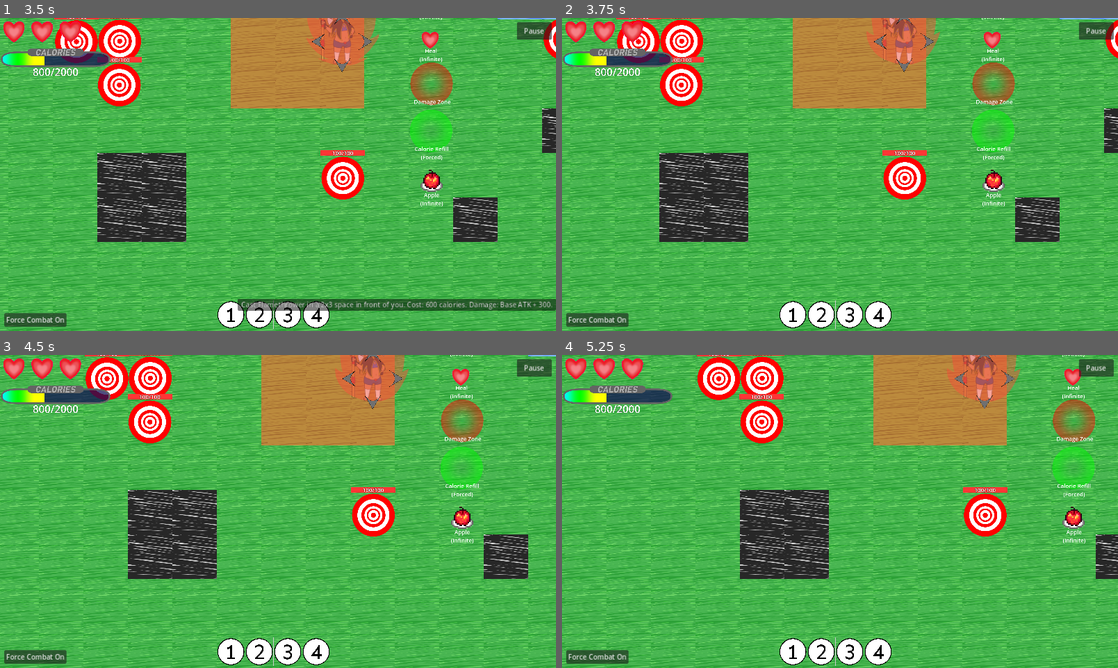
Above: before the commit, frames 1-4 (two rows, left to right).
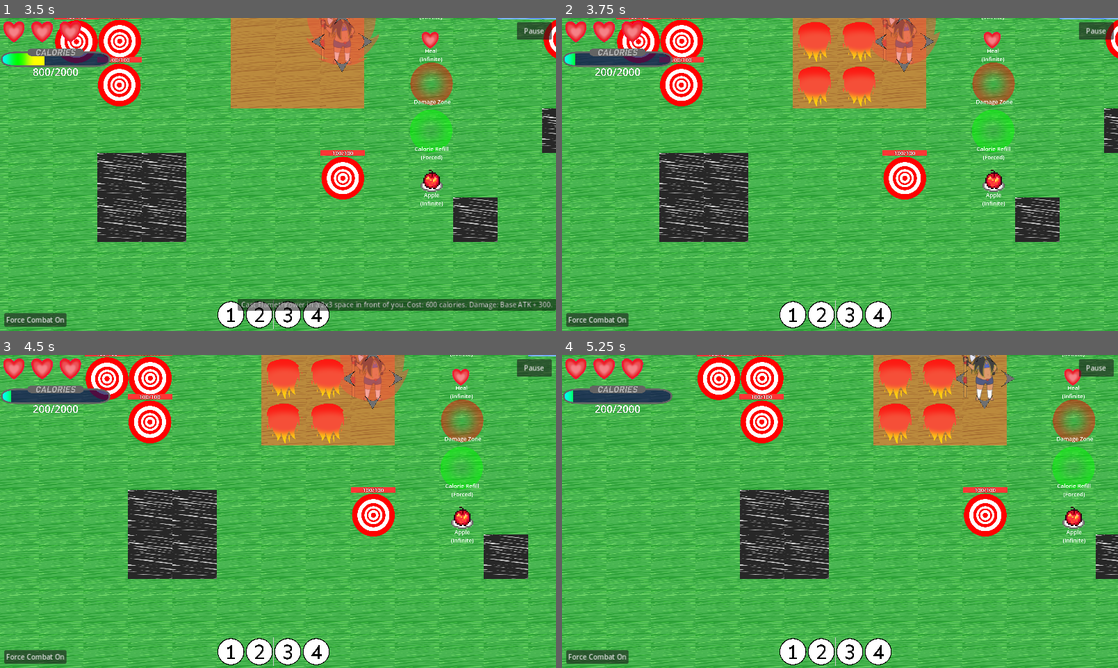
Above: after the commit, the same moments.

Repository: El-Chubbo/cfr-gainjam2024
Game: Godot game, scene res://Scenes/test_level.tscn
Same seed, same stepped clock (60 frames per second), same inputs: the game is played once before the commit and once after it. This scene is started directly instead of the project's main scene. The engine's default icon, where the game draws it, is replaced by a stand-in: a white triangle on a blue panel in a dark square. Sound files missing from this copy of the repository are replaced by a short silence.
Inputs (mouse positions are in pixels of both pictures, inside the frame that each line leads up to):
- Up to frame 1 (3.5 s): click (233, 315) at 0.5 s; tap Enter at 1.25 s; move the mouse to (400, 158) at 1.27 s; hold Right (right) 1.28-2 s; tap 1 (spell_1) at 1.35 s; click (400, 158) at 1.42 s; tap Space at 1.52 s; tap 2 (spell_2) at 1.55 s; drag from (166, 190) to (189, 36) at 2.02 s; click (261, 315) at 2.75 s
- Up to frame 2 (3.75 s): move the mouse to (895, 105) at 3.52 s; hold Left (left) from 3.53 s (still down); tap 1 (spell_1) at 3.6 s
- Up to frame 3 (4.5 s): tap 2 (spell_2) at 3.8 s; release Left (left) at 4.25 s; drag from (250, 574) to (344, 514) at 4.27 s
- Up to frame 4 (5.25 s): move the mouse to (1006, 558) at 5.02 s; hold Right (right) from 5.03 s (still down); tap 3 (spell_3) at 5.1 s

Frame 1 is identical in both runs. In frame 2, 2.3% of the frame differs, in the area x 2-57%, y 1-29%; in frame 3, 2.3%; in frame 4, 3.7%, in the area x 2-83%, y 0-29%.

Commit message:
last commit before 4 day vacation
Some work toward attacks but nothing major

Diff:
--- a/Global/game_logic.gd
+++ b/Global/game_logic.gd
@@ -252,7 +252,7 @@
 	print_debug("Turn order is now ", turn_order)
 	#the quick pans keep going to strange positions
 	camera_quick_pan.emit(enemy.global_position)
-	await get_tree().create_timer(1.0)
+	await get_tree().create_timer(2.0)
 	camera_quick_pan.emit(player_reference.global_position)
 	#await camera_reference.quick_pan_completed
 	#if there's no enemies left, in_combat = false
--- a/Scenes/Components/movement_component.gd
+++ b/Scenes/Components/movement_component.gd
@@ -30,24 +30,30 @@
 	$Area2D.set_deferred("monitorable", false)
 	return
 
-func _on_receive_movement_request(dir):
-	move(dir)
+#this can be used for external scripts forcing the entity to move, like a cutscene
+func _on_receive_movement_request(entity : Object, dir : Vector2):
+	if entity == self:
+		move(dir)
 	return
 
 func move(dir) -> bool:
-	ray.target_position = dir * tile_size
-	ray.force_raycast_update()
-	if !ray.is_colliding() or ray.get_collider().is_in_group("pickup") and dir != Vector2.ZERO:
+	#new change, moving the collision detection to its own function
+	#this should also be changed in other locations with movement scripts
+	var valid_collision = await check_collision(dir)
+	#the movement component should be abstracted so it can have different rules dependent on which entity has the component
+	if valid_collision:
 		#position += inputs[dir] * tile_size #instant movement
 		moved.emit()
 		var tween = create_tween()
 		tween.tween_property(parent, "global_position",
 			global_position + dir * tile_size, 1.0/animation_speed).set_trans(Tween.TRANS_EXPO).set_ease(Tween.EASE_OUT)
+		#global_position = global_position.snapped(Vector2.ONE * tile_size)
+		#this line was supposed to resolve monsters getting slightly misaligned on movements, but instead broke the positioning completely
 		await tween.finished
 		return true
 	#small tween wiggle for invalid movement
 	##this likely won't happen, but good for knowing if pathfinding breaks
-	elif ray.is_colliding():
+	else:
 		var tween = create_tween()
 		tween.tween_property(parent, "global_position",
 			global_position + dir * (tile_size*0.1), 1.0/animation_speed).set_trans(Tween.TRANS_ELASTIC)
@@ -55,3 +61,14 @@
 		global_position -= dir * (tile_size*0.1)
 		return false
 	return false
+
+func check_collision(dir) ->bool:
+	ray.target_position = dir * tile_size
+	ray.force_raycast_update()
+	if !ray.is_colliding() and dir!= Vector2.ZERO:
+		return true
+	elif ray.get_collider().is_in_group("monster") or ray.get_collider().is_in_group("player"):
+		return false
+	elif ray.get_collider().is_in_group("pickup") or ray.get_collider().is_in_group("trigger"):
+		return true
+	return false
--- a/Scenes/Entities/cake_monster.tscn
+++ b/Scenes/Entities/cake_monster.tscn
@@ -62,7 +62,8 @@
 [node name="NavigationAgent2D" type="NavigationAgent2D" parent="."]
 path_postprocessing = 1
 avoidance_enabled = true
-avoidance_mask = 0
+radius = 128.0
+neighbor_distance = 512.0
 debug_enabled = true
 
 [node name="CakeSprites" type="AnimatedSprite2D" parent="."]
--- a/Scenes/Spells/melee_strike.gd
+++ b/Scenes/Spells/melee_strike.gd
@@ -2,10 +2,12 @@
 
 #this script should handle all melee attacks, regardless of the shape of the melee attack
 
+signal dealt_damage(damage, victim)
+
 enum reactive_properties {DODGEABLE, PARRYABLE, BOTH, NEITHER}
 var reactive_property = reactive_properties.BOTH
 @export var parameters : Dictionary = {"Startup" : 0.0, "Duration" : 0.0,
-				"Cost" : 0,}
+				"Cost" : 0, "BaseDamage" : 0, "DamageModifier" : 1.0,}
 @export var startup_timer : Timer
 @export var duration_timer : Timer
 
@@ -14,7 +16,13 @@
 	duration_timer.wait_time = parameters["Duration"]
 	#a "windup" flash should play warning the attack coming out
 	#the color of the flash should indicate what reaction is allowed
+	#
 	return
 
 func _on_area_entered(area: Area2D) -> void:
-	pass # Replace with function body.
+	if area.is_in_group("monster") or (area.is_in_group("player") and !self.is_in_group("from player")):
+		dealt_damage.emit(parameters["BaseDamage"] * parameters["DamageModifier"], area)
+	return
+
+func get_damage():
+	pass
--- a/Scenes/Spells/short_melee.tscn
+++ b/Scenes/Spells/short_melee.tscn
@@ -5,7 +5,7 @@
 [sub_resource type="RectangleShape2D" id="RectangleShape2D_sgmgc"]
 size = Vector2(128, 128)
 
-[node name="1SpaceMelee" type="Area2D" groups=["spell"]]
+[node name="ShortMelee" type="Area2D" groups=["spell"]]
 script = ExtResource("1_l8012")
 
 [node name="CollisionShape2D" type="CollisionShape2D" parent="."]
@@ -13,4 +13,6 @@
 
 [node name="Sprite2D" type="Sprite2D" parent="."]
 
+[node name="AnimationPlayer" type="AnimationPlayer" parent="."]
+
 [connection signal="area_entered" from="." to="." method="_on_area_entered"]
--- a/Scenes/flamethrower.tscn
+++ b/Scenes/flamethrower.tscn
@@ -4,16 +4,18 @@
 [ext_resource type="Texture2D" uid="uid://bs7dbvi3nxmii" path="res://Art Assets/tilesetSpells.png" id="1_v3v3t"]
 
 [sub_resource type="RectangleShape2D" id="RectangleShape2D_10wfp"]
-size = Vector2(256, 384)
+size = Vector2(512, 768)
 
-[node name="Flamethrower" type="Area2D"]
+[node name="Flamethrower" type="Area2D" groups=["spell"]]
 script = ExtResource("1_ltcyp")
 
-[node name="CollisionShape2D" type="CollisionShape2D" parent="."]
+[node name="CollisionShape2D" type="CollisionShape2D" parent="." groups=["spell"]]
+position = Vector2(256, 0)
 shape = SubResource("RectangleShape2D_10wfp")
 
 [node name="GridContainer" type="GridContainer" parent="CollisionShape2D"]
-custom_minimum_size = Vector2(256, 384)
+self_modulate = Color(1, 1, 1, 0)
+custom_minimum_size = Vector2(512, 768)
 anchors_preset = 15
 anchor_right = 1.0
 anchor_bottom = 1.0
@@ -25,67 +27,78 @@
 columns = 2
 
 [node name="Panel" type="Panel" parent="CollisionShape2D/GridContainer"]
-custom_minimum_size = Vector2(128, 128)
+self_modulate = Color(1, 1, 1, 0)
+custom_minimum_size = Vector2(256, 256)
 layout_mode = 2
 
 [node name="Sprite2D" type="Sprite2D" parent="CollisionShape2D/GridContainer/Panel"]
-scale = Vector2(0.25, 0.25)
+scale = Vector2(0.5, 0.5)
 texture = ExtResource("1_v3v3t")
 centered = false
 hframes = 2
 vframes = 3
 
 [node name="Panel2" type="Panel" parent="CollisionShape2D/GridContainer"]
-custom_minimum_size = Vector2(128, 128)
+self_modulate = Color(1, 1, 1, 0)
+custom_minimum_size = Vector2(256, 256)
 layout_mode = 2
 
 [node name="Sprite2D" type="Sprite2D" parent="CollisionShape2D/GridContainer/Panel2"]
-scale = Vector2(0.25, 0.25)
+scale = Vector2(0.5, 0.5)
 texture = ExtResource("1_v3v3t")
 centered = false
 hframes = 2
 vframes = 3
 
 [node name="Panel3" type="Panel" parent="CollisionShape2D/GridContainer"]
-custom_minimum_size = Vector2(128, 128)
+self_modulate = Color(1, 1, 1, 0)
+custom_minimum_size = Vector2(256, 256)
 layout_mode = 2
 
 [node name="Sprite2D" type="Sprite2D" parent="CollisionShape2D/GridContainer/Panel3"]
-scale = Vector2(0.25, 0.25)
+scale = Vector2(0.5, 0.5)
 texture = ExtResource("1_v3v3t")
 centered = false
 hframes = 2
 vframes = 3
 
 [node name="Panel4" type="Panel" parent="CollisionShape2D/GridContainer"]
-custom_minimum_size = Vector2(128, 128)
+self_modulate = Color(1, 1, 1, 0)
+custom_minimum_size = Vector2(256, 256)
 layout_mode = 2
 
 [node name="Sprite2D" type="Sprite2D" parent="CollisionShape2D/GridContainer/Panel4"]
-scale = Vector2(0.25, 0.25)
+scale = Vector2(0.5, 0.5)
 texture = ExtResource("1_v3v3t")
 centered = false
 hframes = 2
 vframes = 3
 
 [node name="Panel5" type="Panel" parent="CollisionShape2D/GridContainer"]
-custom_minimum_size = Vector2(128, 128)
+self_modulate = Color(1, 1, 1, 0)
+custom_minimum_size = Vector2(256, 256)
 layout_mode = 2
 
 [node name="Sprite2D" type="Sprite2D" parent="CollisionShape2D/GridContainer/Panel5"]
-scale = Vector2(0.25, 0.25)
+scale = Vector2(0.5, 0.5)
 texture = ExtResource("1_v3v3t")
 centered = false
 hframes = 2
 vframes = 3
 
 [node name="Panel6" type="Panel" parent="CollisionShape2D/GridContainer"]
-custom_minimum_size = Vector2(128, 128)
+self_modulate = Color(1, 1, 1, 0)
+custom_minimum_size = Vector2(256, 256)
 layout_mode = 2
 
 [node name="Sprite2D" type="Sprite2D" parent="CollisionShape2D/GridContainer/Panel6"]
-scale = Vector2(0.25, 0.25)
+scale = Vector2(0.5, 0.5)
 texture = ExtResource("1_v3v3t")
 centered = false
 hframes = 2
 vframes = 3
+
+[node name="Lifetime" type="Timer" parent="."]
+one_shot = true
+
+[connection signal="timeout" from="Lifetime" to="." method="_on_lifetime_timeout"]
--- a/Scenes/flamethrower_spell.gd
+++ b/Scenes/flamethrower_spell.gd
@@ -11,7 +11,8 @@
 @export var damage_modifier = 1.0
 @onready var particle #= $FireImpactParticle
 @export var calorie_cost = 600
-@export var life_time = 2.0
+@export var life_time = 3.0
+@onready var timer = $Lifetime
 var base_damage = 300
 
 #turns out most of the fireball code isn't useful anyway
@@ -26,13 +27,15 @@
 
 # Called when the node enters the scene tree for the first time.
 func _ready() -> void:
-	pass # Replace with function body.
+	timer.wait_time = life_time
+	timer.start()
+	return
 
 func set_damage(attack: int):
 	base_damage += attack
 
 func get_damage():
-	return base_damage
+	return base_damage * damage_modifier
 
 func get_cost():
 	return calorie_cost
@@ -66,9 +69,14 @@
 
 func _on_area_entered(area: Area2D) -> void: #collided with entity
 	##to do: behavior for if a monster hits the player with a fireball
-	#if !area.is_in_group("spell") and !area.is_in_group("pickup"):
-		##print_debug("Fireball hit ", area, "!")
-		#dealt_damage.emit(base_damage * damage_modifier, area)
+	if !area.is_in_group("spell") and !area.is_in_group("pickup"):
+		print_debug("Flamethrower hit ", area, "!")
+		dealt_damage.emit(base_damage * damage_modifier, area)
 		#complete()
 
 	return
+
+
+func _on_lifetime_timeout() -> void:
+	queue_free()
+	return
--- a/player_movement.gd
+++ b/player_movement.gd
@@ -77,6 +77,9 @@
 @onready var spell_sounds = $SpellSounds
 @onready var animation = $Sprite2D
 #probably redundant variables
+
+#this will keep track of spells the player has casted so their turn only ends after all the spells have despawned
+var live_spells = [Object]
 
 var movement_inputs = {"right": Vector2.RIGHT,
 			"left": Vector2.LEFT,
@@ -150,6 +153,8 @@
 ##hold inputs should be supported eventually
 ##hold a direction to continue inputting that direction
 ##holding a casting input will have the player remain in the casting state
+#note: this does NOT use the Command Pattern due to the time constraint for the game jam
+#The Command Pattern would probably be better for this
 func _unhandled_input(event):
 	if moving or control_state == control_states.MOVING:
 		return
@@ -174,7 +179,7 @@
 		return
 
 func move(dir) -> bool:
-	print("Current movement: ", current_MOV, " in direction ", dir)
+	#print("Current movement: ", current_MOV, " in direction ", dir)
 	var successful_movement : bool = await check_movement_limit(dir)
 	if !successful_movement:
 		fail_move(dir)
@@ -187,6 +192,7 @@
 	#print_debug("Raycast is colliding with ", ray.get_collider())
 	##this is a nasty if statement and probably should be cleaned up
 	##probably should make a separate function checking all the collisions that returns a bool similar to check_movement_limit(dir)
+	#var valid_collision = await check_collision(dir)
 	if !ray.is_colliding() or ray.get_collider().is_in_group("pickup") or ray.get_collider().is_in_group("trigger") or ray.get_collider().is_in_group("spell") and !ray.get_collider().is_in_group("monster") and successful_movement:
 		#position += inputs[dir] * tile_size #instant movement
 		moved.emit(current_MOV)
@@ -209,6 +215,9 @@
 		return false
 	return false
 
+func check_collision(dir : Vector2) -> bool:
+	return false
+
 func fail_move(dir):
 	var tween = create_tween()
 	tween.tween_property(self, "position",
@@ -268,7 +277,7 @@
 		action_failed.emit(action_buffer)
 		cancel()
 		return
-	if action_buffer != "spell_1":
+	if action_buffer != "spell_1" and action_buffer != "spell_2":
 		print_debug("Unfinished spell, ignoring input")
 		#temporary statement to prevent crashes
 		return
@@ -277,9 +286,9 @@
 	#if action_buffer == "spell_1":
 		#var b = spell_1.instantiate()
 		#owner.add_child(b)
+	var final_attack: int = base_attack * percentage_attack_modifier + flat_attack_modifier
 	match action_buffer:
 		"spell_1":
-			var final_attack: int = base_attack * percentage_attack_modifier + flat_attack_modifier
 			if !remove_calories(150): #it's supposed to fetch the spell's cost here, but hardcoding it for now
 				#print_debug(spell_1, " spell cast failed. Too few calories!")
 				action_failed.emit(action_buffer)
@@ -292,7 +301,16 @@
 			spell_instance.add_to_group("from player")
 			owner.add_child(spell_instance)
 		"spell_2":
-			pass
+			if !remove_calories(600):
+				action_failed.emit(action_buffer)
+				cancel()
+				return
+			#issue: the sprites for the flamethrower get improperly rotated even though they should always be oriented up
+			#I'm not sure how to make the sprite 'ignore' the rotation, and I don't want to alternate versions just for the other directions
+			spell_instance = spell_2.instantiate()
+			spell_instance.set_damage(final_attack)
+			spell_instance.add_to_group("from player")
+			owner.add_child(spell_instance)
 		#to do: other spell inputs
 		_:
 			print_debug("Error, ", action_buffer, " attempted instancing an invalid spell")
